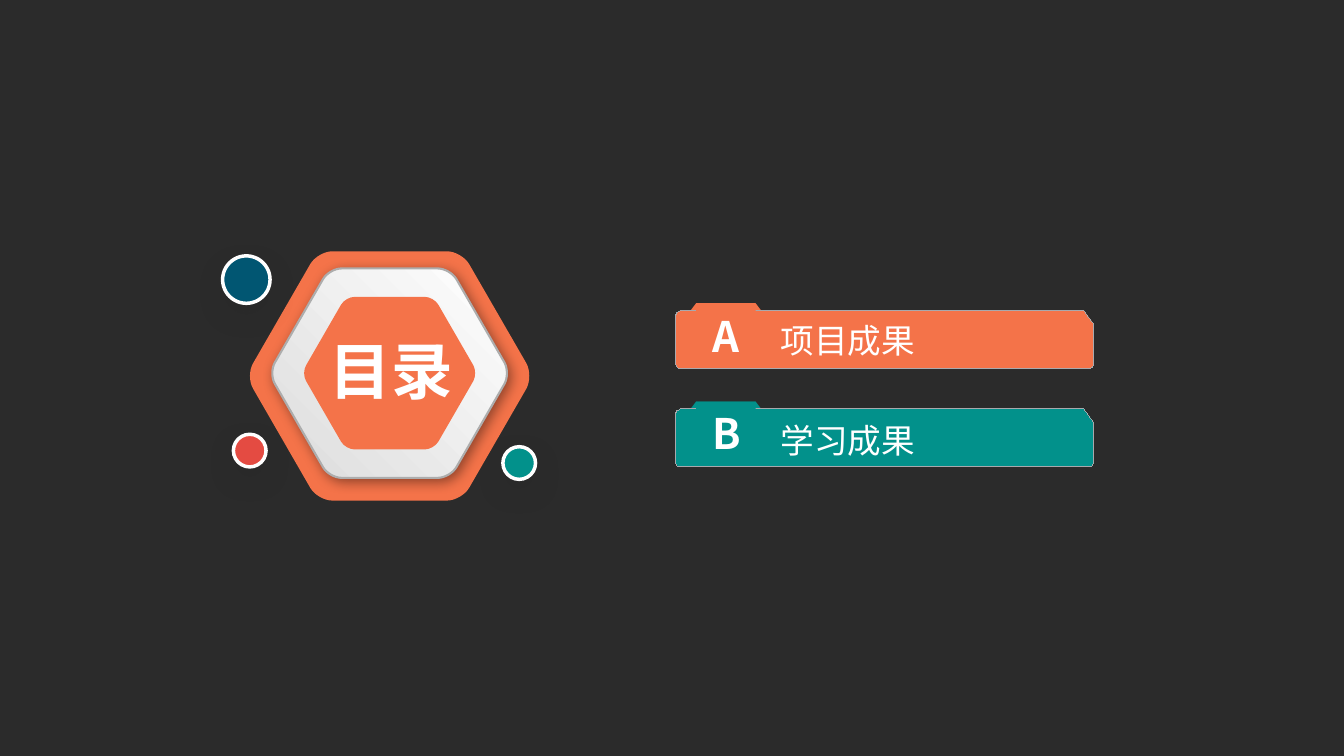
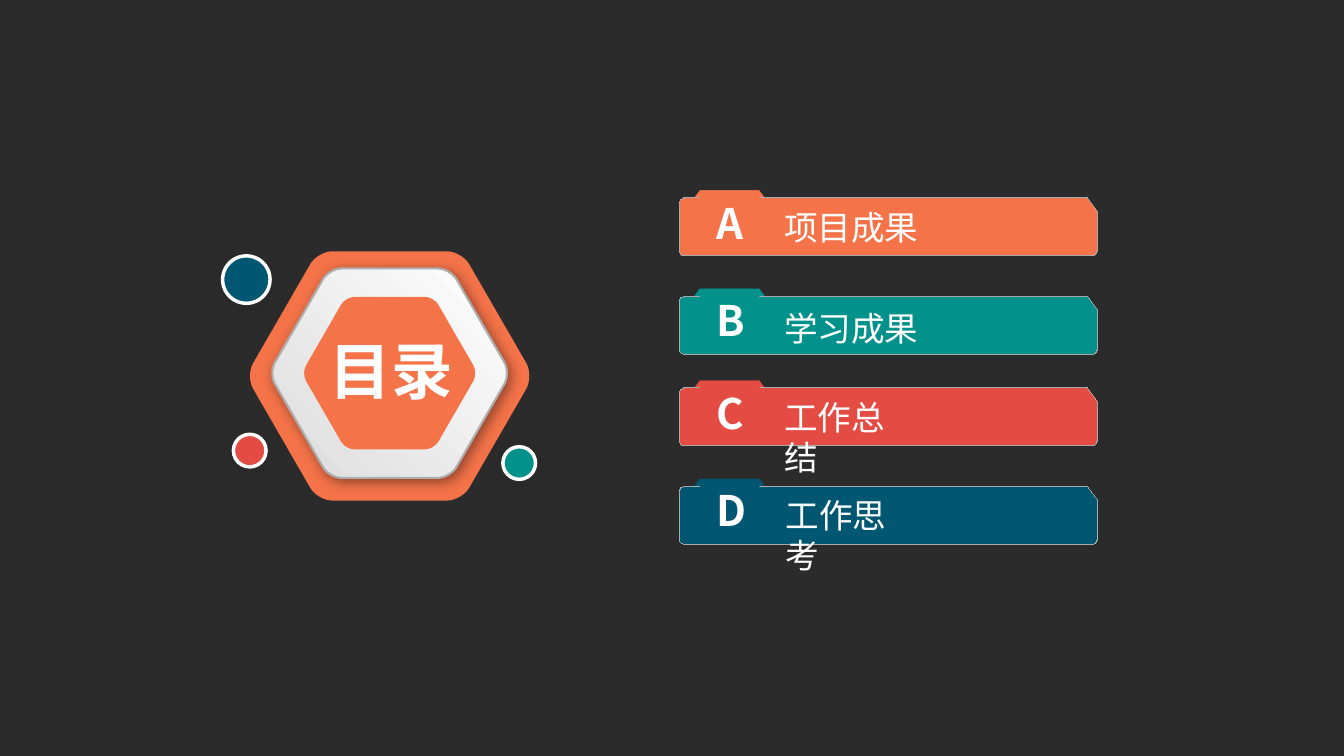
Before and after one commit to TinyWorker/speechless.github.io, a slide deck: slide 2 of images/通用商务.pptx. Drawn at 1344x756 pixels with LibreOffice and Linux fonts; fonts in the diff are those of the drawing; background and template pictures are left out; a plain dark background stands for a picture behind light text. Boxes give left, top, right and bottom in pixels: in the first picture for what was removed or moved away, otherwise in the second. Text is boxed around its words. In the diff, an @@ line names an element or a change of style, - is before the commit and + after.

```diff
--- a/images/通用商务.pptx
+++ b/images/通用商务.pptx
@@ 2 rectangles, 2 freeform shapes, 1 text moved together from (x1=690, y1=303, x2=763, y2=463) to (x1=693, y1=191, x2=766, y2=351) @@
@@ 3 texts, 2 freeform shapes moved together from (x1=676, y1=311, x2=1094, y2=468) to (x1=680, y1=198, x2=1098, y2=355) @@
@@ group added at (x1=680, y1=381, x2=1098, y2=447): 3 rectangles, 2 freeform shapes @@
+工作总结
+C
@@ group added at (x1=680, y1=479, x2=1098, y2=544): 2 freeform shapes, 2 rectangles, 1 text @@
+D
@@ text added at (x1=786, y1=500, x2=887, y2=571), 24 pt, text #FFFFFF @@
+工作思考
```
Also in this commit, not shown: 4 other slides changed, 2 slides added, 2 slides removed.
